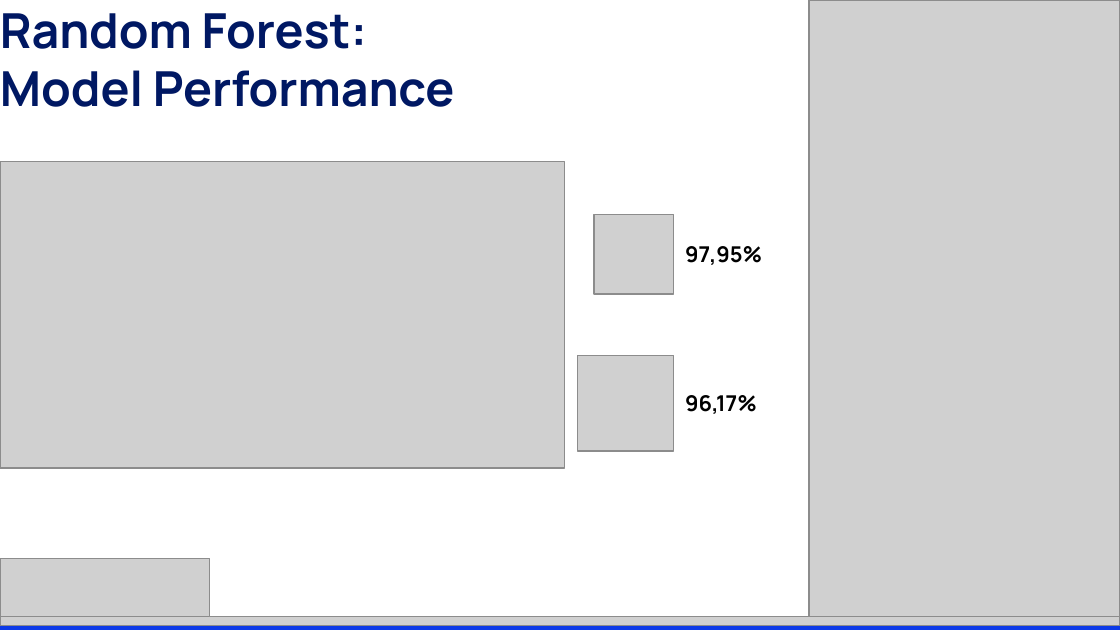
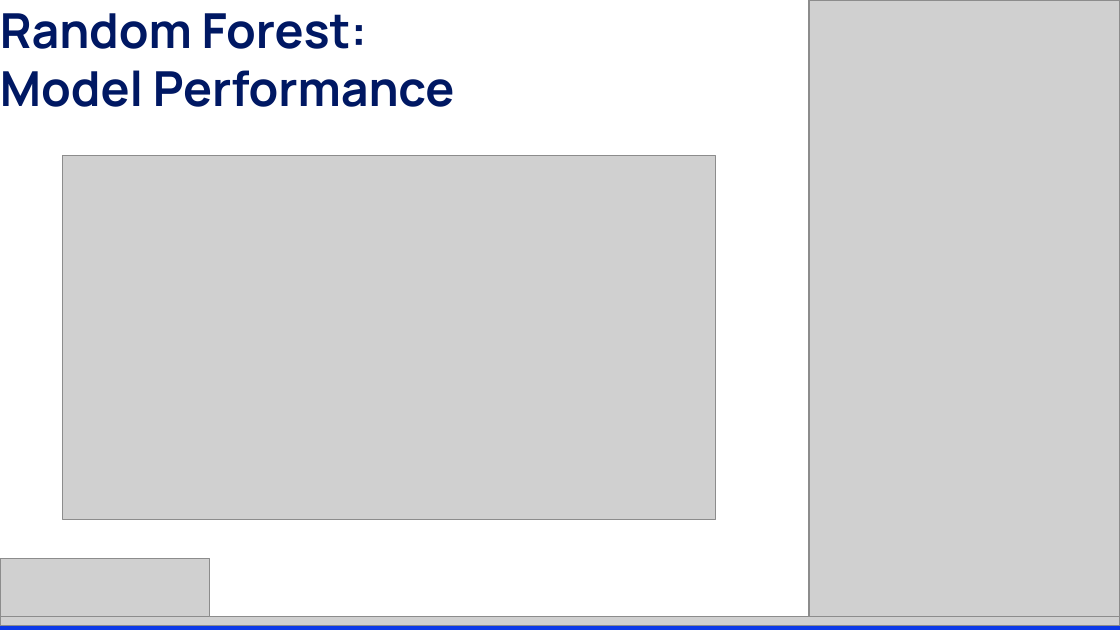
Before and after one commit to vitor-martinsb/equipament_data, a slide deck: slide 10 of Vitor Martins - Equipament fails.pptx (slide 9 before the commit). Drawn at 1120x630 pixels with LibreOffice and Linux fonts; fonts in the diff are those of the drawing; grey boxes stand for pictures. Boxes give left, top, right and bottom in pixels: in the first picture for what was removed or moved away, otherwise in the second. Text is boxed around its words. In the diff, an @@ line names an element or a change of style, - is before the commit and + after.

```diff
--- a/Vitor Martins - Equipament fails.pptx
+++ b/Vitor Martins - Equipament fails.pptx
@@ picture: place and size @@
-picture at box(0, 162, 564, 468)
+picture at box(63, 156, 716, 520)
@@ picture removed at box(594, 214, 673, 293) @@
@@ text removed at box(685, 246, 762, 265) @@
-97,95%
@@ picture removed at box(578, 355, 674, 451) @@
@@ text removed at box(685, 395, 757, 414) @@
-96,17%
```
Also in this commit, not shown: 6 other slides changed, 4 slides added, 1 slide removed, 1 other file.
